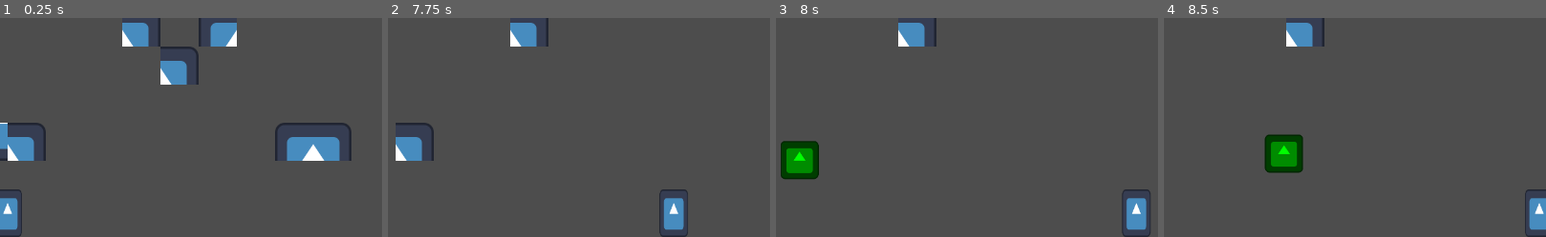
Above: before the commit, frames 1-4 (left to right).
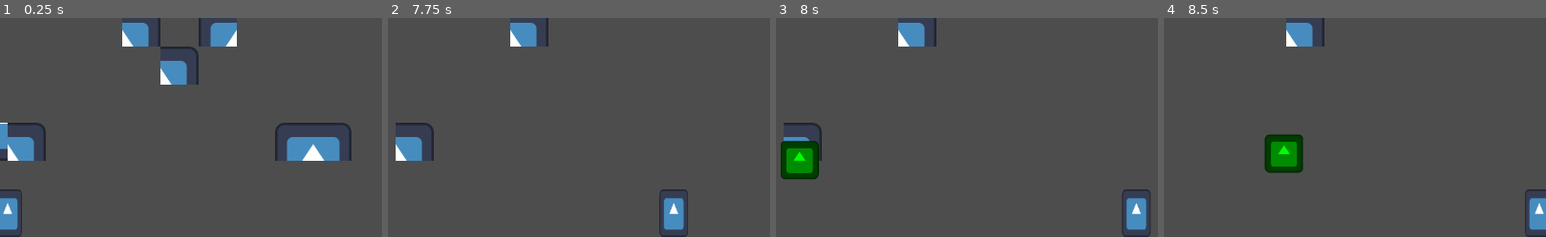
Above: after the commit, the same moments.

Repository: Utsuhoagie/Touhou-Fan-Game-Jam-13
Game: Godot game, scene res://stages/stage_1.tscn
Same seed, same stepped clock (60 frames per second), same inputs: the game is played once before the commit and once after it. The engine's default icon, where the game draws it, is replaced by a stand-in: a white triangle on a blue panel in a dark square.
Inputs:
- Up to frame 1 (0.25 s): no input
- Up to frame 2 (7.75 s): hold D (player_right) 0.53-1.28 s; hold Shift (player_focus) 0.53-1.28 s; hold Down (player_down) 1.28-2.03 s; tap Z (player_shoot) at 1.35, 5.85 s; hold D (player_right) 2.03-2.78 s; tap X (player_swing) at 2.1, 4.35, 6.6 s; hold Up (player_up) 2.78-3.53 s; tap Shift (player_focus) at 2.85, 7.35 s; hold Z (player_shoot) 3.53-4.28 s; hold A (player_left) 3.53-5.03 s; hold Down (player_down) 5.03-5.78 s; hold Shift (player_focus) 5.03-5.78 s; hold D (player_right) 5.78-6.53 s; hold Up (player_up) 6.53-7.28 s; hold D (player_right) from 7.28 s (still down)
- Up to frame 3 (8 s): keep holding D (player_right)
- Up to frame 4 (8.5 s): release D (player_right) at 8.03 s; hold Down (player_down) from 8.03 s (still down); hold Z (player_shoot) from 8.03 s (still down)
The pictures show only the part of the screen within x 49-99%, y 50-100%; the shares and areas given below are measured in that part.

Frames 1-2 are identical in both runs. In frame 3, 0.4% of the frame differs, in the area x 2-12%, y 47-66%; in frame 4, nothing differs.

Commit message:
Refactored Stage 1 code

Diff:
--- a/entities/stage1/YinyangOrb.gd
+++ b/entities/stage1/YinyangOrb.gd
@@ -1,29 +1,30 @@
 extends CharacterBody2D
-
-@export var swing_bounce: float = 1000.0
-
-@onready var card_tilemap = $"../CardTilemap"
-@onready var sprite_2d = $Sprite2D
+class_name YinyangOrb
 
 var gravity: float = ProjectSettings.get_setting("physics/2d/default_gravity")
+var swing_bounce := 1250
+
+@onready var card_tilemap: TileMap = $"../CardTilemap"
+@onready var sprite: Sprite2D = $Sprite
 
 func _ready() -> void:
 	velocity = Vector2(-750, -750)
 
+
 func _physics_process(delta: float) -> void:
 	velocity.y += gravity * delta
+	card_tilemap.check_overlap(position)
+
 	var collision: KinematicCollision2D = (
 		move_and_collide(velocity * delta)
 	)
-
-	card_tilemap.check_overlap(position)
-
 	if collision:
 		var collider: Object = collision.get_collider()
 		velocity = velocity.bounce(collision.get_normal())
 		velocity *= 0.9
 
-	sprite_2d.flip_h = velocity.x < 0
+	sprite.flip_h = velocity.x < 0
+
 
 func handle_player_swing(player_pos: Vector2) -> void:
 	var pos_diff: Vector2 = position - player_pos
--- a/entities/stage1/block.gd
+++ b/entities/stage1/block.gd
@@ -1,6 +1,7 @@
 extends StaticBody2D
+class_name Block
 
-@export var hp = 1
+@export var hp := 1
 
 func _on_area_2d_body_entered(body):
 	hp -= 1
--- a/entities/stage1/card_tilemap.gd
+++ b/entities/stage1/card_tilemap.gd
@@ -1,4 +1,5 @@
 extends TileMap
+class_name CardTileMap
 
 func check_overlap(orb_pos: Vector2):
 	var current_tile_coords: Array[Vector2i] = [
@@ -9,5 +10,6 @@
 	for coord in current_tile_coords:
 		if get_cell_source_id(0, coord) != -1:
 			set_cell(0, coord, -1)
+
 			if randi_range(0, 100) > 60:
 				print("shoot bullet")
--- a/entities/stage1/player1.gd
+++ b/entities/stage1/player1.gd
@@ -1,11 +1,12 @@
 extends Area2D
+class_name Player1
 
-@export var speed: int = 400
+var speed := 500
 
-@onready var hitbox := $Hitbox
-@onready var swing_collision_area := $SwingCollisionArea
-@onready var swing_cooldown_timer = $SwingCooldownTimer
-@onready var yinyang_orb := $"../YinyangOrb"
+@onready var hitbox: CollisionShape2D = $Hitbox
+@onready var swing_collision_area: Area2D = $SwingCollisionArea
+@onready var swing_cooldown_timer: Timer = $SwingCooldownTimer
+@onready var yinyang_orb: YinyangOrb = $"../YinyangOrb"
 
 var player_size: Vector2i
 var viewport_size: Vector2i
@@ -14,13 +15,14 @@
 	player_size = hitbox.shape.get_rect().size
 	viewport_size = get_viewport().size
 
+
 func _physics_process(delta: float) -> void:
 	var input_map: float = Input.get_axis("player_left", "player_right")
 	handle_movement(input_map, delta)
 
 	if (Input.is_action_just_pressed("player_swing")
 	and swing_collision_area.has_overlapping_bodies()
-	and swing_cooldown_timer.time_left == 0.0):
+	and swing_cooldown_timer.is_stopped()):
 		yinyang_orb.handle_player_swing(position)
 
 	if Input.is_action_just_pressed("player_shoot"):
@@ -31,17 +33,20 @@
 
 	update_animations()
 
+
 func die() -> void:
 	print("oofs")
 
+
 func handle_movement(input_map: float, delta: float) -> void:
 	position.x += input_map * speed * delta
-	position.x = clamp(
+	position.x = clampf(
 		position.x,
 		player_size.x / 2,
 		viewport_size.x - (player_size.x / 2)
 	)
 
+
 func update_animations() -> void:
 	#if velocity.x != 0:
 		#move animation
--- a/entities/stage1/yinyang_orb.tscn
+++ b/entities/stage1/yinyang_orb.tscn
@@ -11,7 +11,7 @@
 collision_mask = 11
 script = ExtResource("1_clwyf")
 
-[node name="Sprite2D" type="Sprite2D" parent="."]
+[node name="Sprite" type="Sprite2D" parent="."]
 modulate = Color(0, 1, 0, 1)
 scale = Vector2(0.5, 0.5)
 texture = ExtResource("2_bfe5t")
--- a/stages/stage_1.tscn
+++ b/stages/stage_1.tscn
@@ -15,11 +15,9 @@
 
 [node name="Player" parent="." instance=ExtResource("2_dmm36")]
 position = Vector2(640, 920)
-speed = 500
 
 [node name="YinyangOrb" parent="." instance=ExtResource("3_hwy0x")]
 position = Vector2(1248, 640)
-swing_bounce = 1250.0
 
 [node name="Block" parent="." instance=ExtResource("4_5ypuo")]
 position = Vector2(192, 240)
